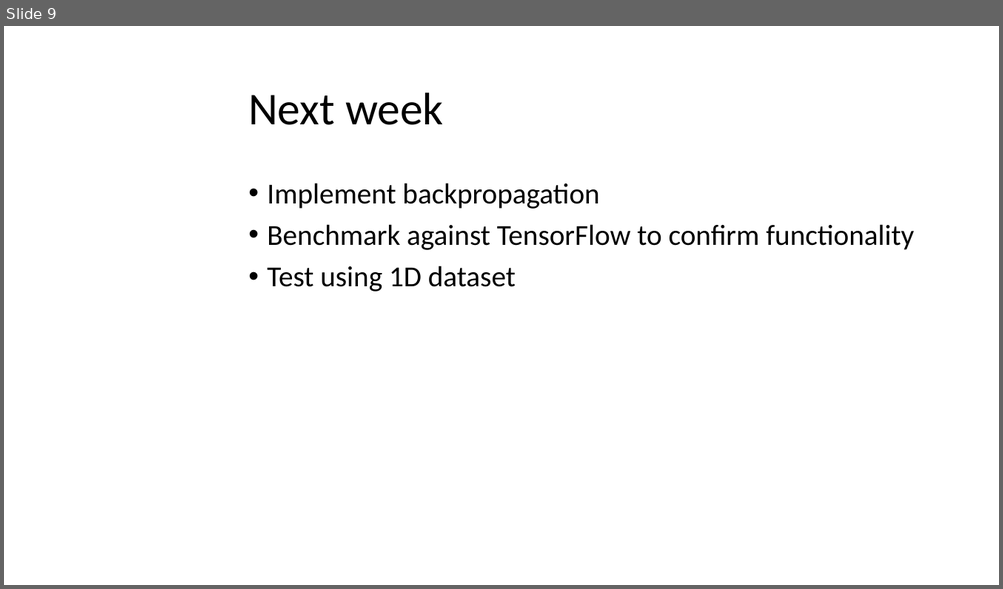
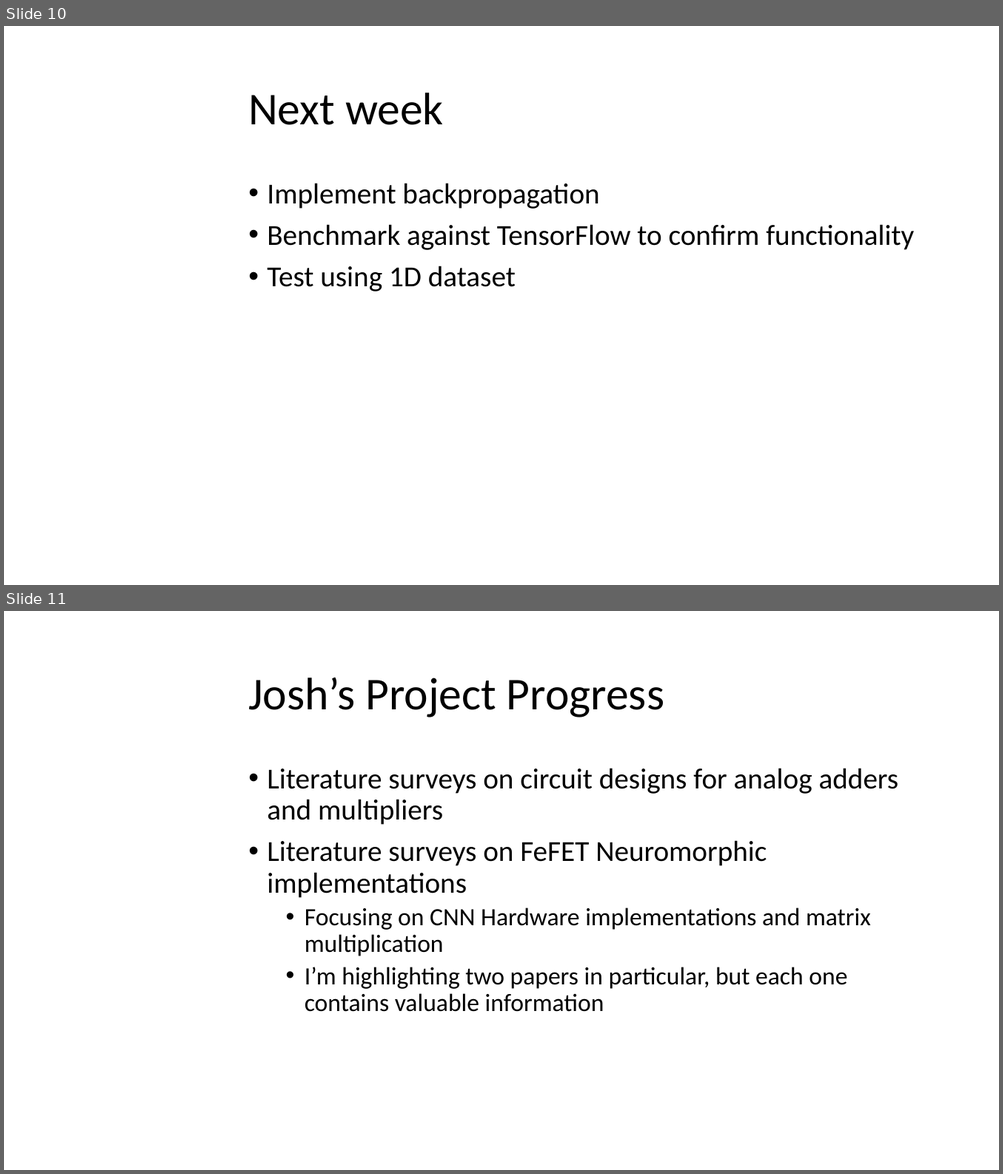
Before and after one commit to mayersjd/HardwareCNN, a slide deck: Presentations/ProjectPresentation_02-18.pptx. Shown one above the other, each under a label of ours: slide 9 before the commit, slides 10 and 11 after it. The pictures are 1003x589 and 1003x1174 pixels, drawn with LibreOffice and Linux fonts; fonts in the diff are those of the drawing; background and template pictures are left out. Boxes give left, top, right and bottom in pixels: in the first picture for what was removed or moved away, otherwise in the second. Text is boxed around its words. In the diff, an @@ line names an element or a change of style, - is before the commit and + after.

```diff
--- a/Presentations/ProjectPresentation_02-18.pptx
+++ b/Presentations/ProjectPresentation_02-18.pptx
@@ slide 11 added at (4,611,999,1170), background picture (left out) @@
@@ title added at (248,678,664,718), 44 pt, text #000000 @@
+Josh’s Project Progress
@@ text added at (267,768,899,1012), 24 pt, text #000000 @@
+• Literature surveys on circuit designs for analog adders and multipliers
+• Literature surveys on FeFET Neuromorphic implementations
+  • Focusing on CNN Hardware implementations and matrix multiplication
+  • I’m highlighting two papers in particular, but each one contains valuable information
@@ what was slide 9 is now slide 10 @@
```
Also in this commit, not shown: 2 slides changed, 10 other slides added, 1 other file.
